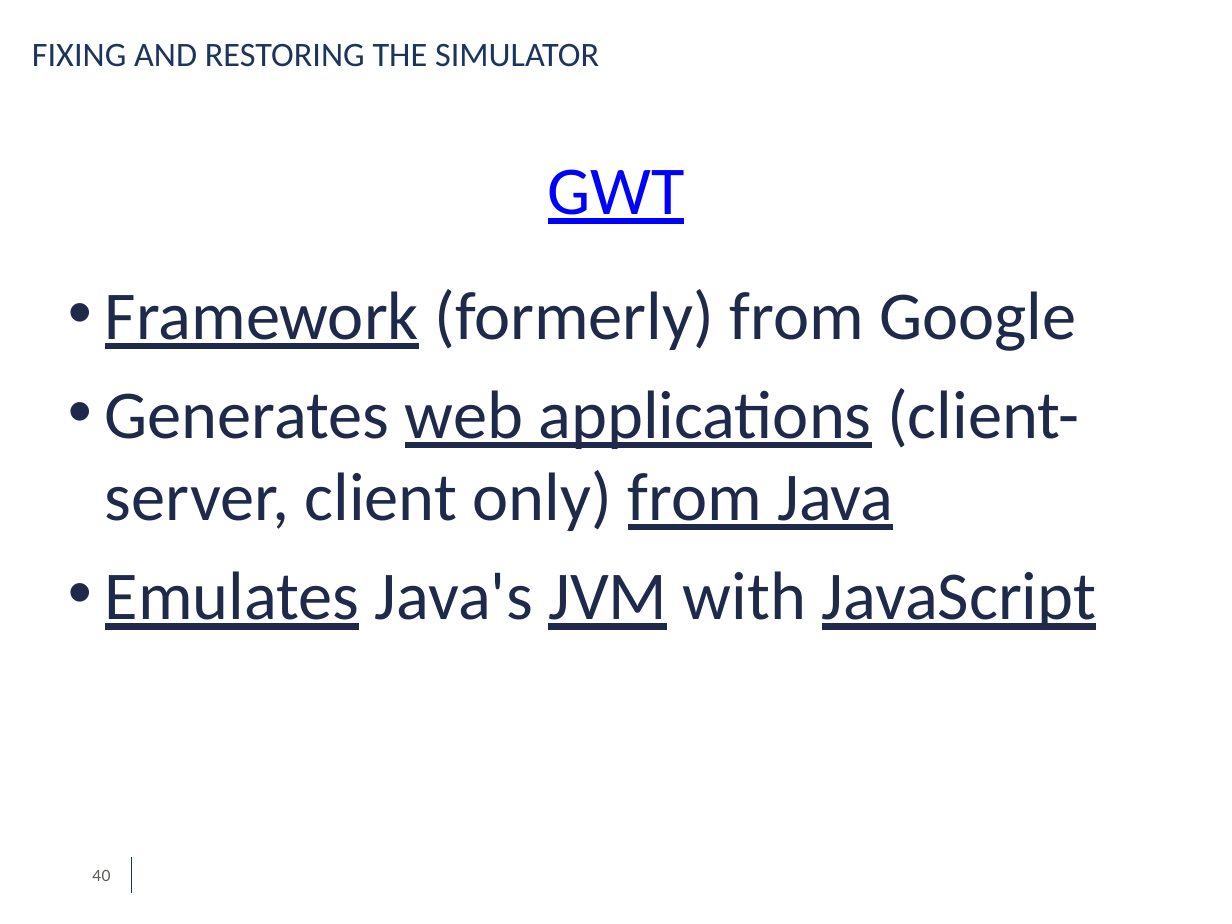
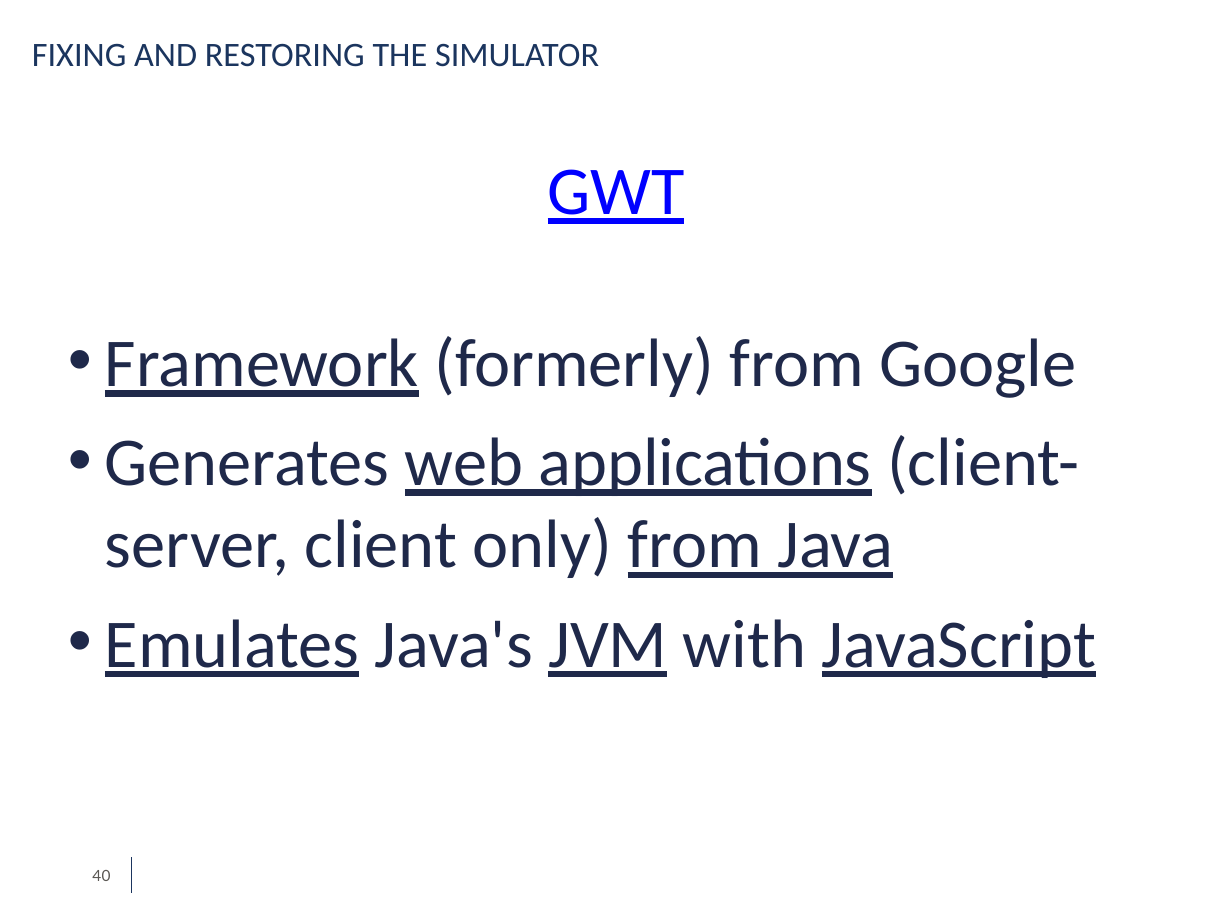
Before and after one commit to simdeistud/bachelors-thesis, a slide deck: slide 40 of SlidesDeiana4_3 -ABRIDGED.pptx. Drawn at 1232x924 pixels with LibreOffice and Linux fonts; fonts in the diff are those of the drawing; background and template pictures are left out. Boxes give left, top, right and bottom in pixels: in the first picture for what was removed or moved away, otherwise in the second. Text is boxed around its words. In the diff, an @@ line names an element or a change of style, - is before the commit and + after.

```diff
--- a/SlidesDeiana4_3 -ABRIDGED.pptx
+++ b/SlidesDeiana4_3 -ABRIDGED.pptx
@@ text "Framework (formerly) from Google": place and size @@
-text "Framework (formerly) from Google" at box(105, 289, 1096, 630)
+text "Framework (formerly) from Google" at box(105, 336, 1096, 678)
```
Also in this commit, not shown: 9 other slides changed, 1 slide added, 1 other file.
